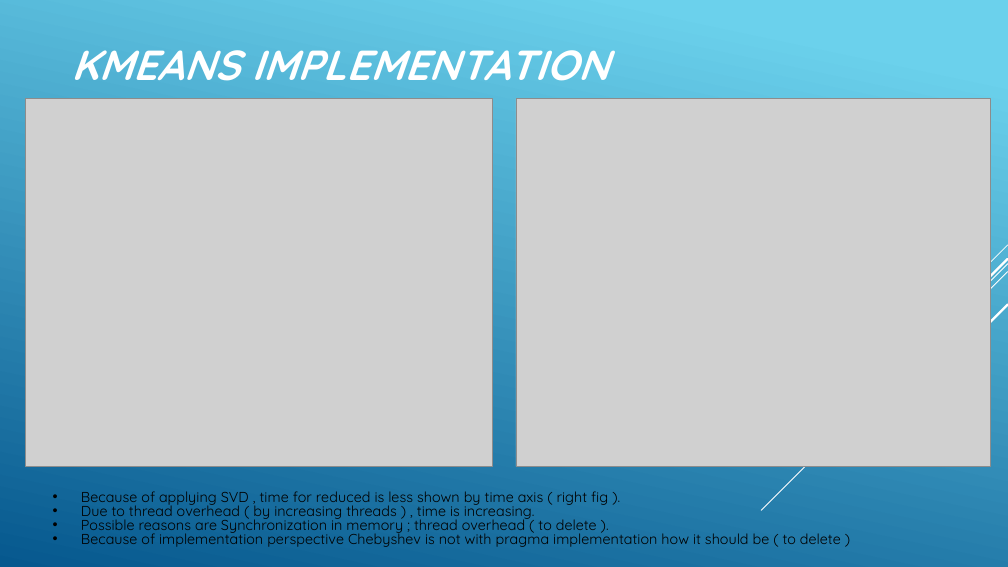
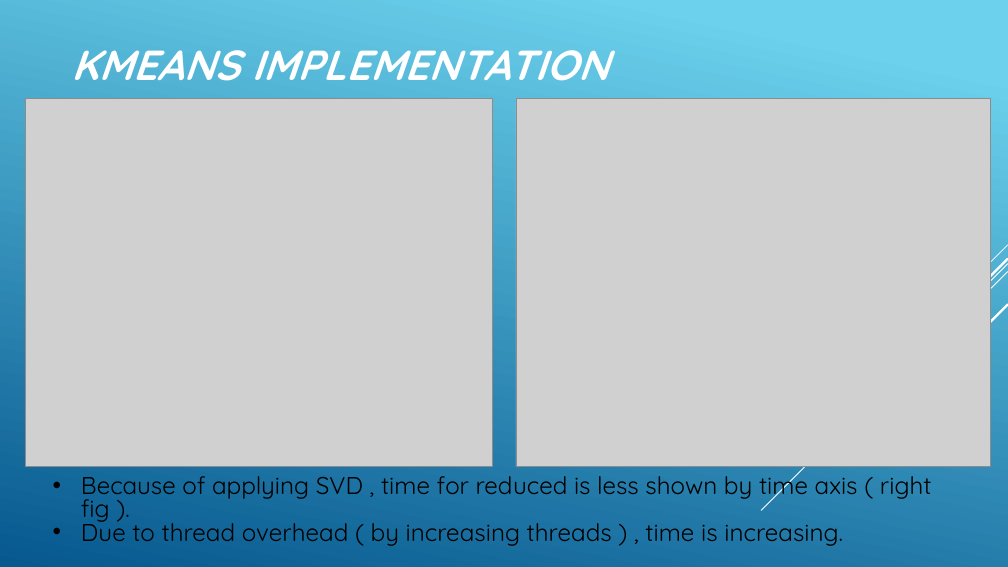
Before and after one commit to chittaranjan-rath/Parallel-Face-Recognition, a slide deck: slide 26 of Parellel_Face_Recognition_New.pptx. Drawn at 1008x567 pixels with LibreOffice and Linux fonts; fonts in the diff are those of the drawing; grey boxes stand for pictures. Boxes give left, top, right and bottom in pixels: in the first picture for what was removed or moved away, otherwise in the second. Text is boxed around its words. In the diff, an @@ line names an element or a change of style, - is before the commit and + after.

```diff
--- a/Parellel_Face_Recognition_New.pptx
+++ b/Parellel_Face_Recognition_New.pptx
@@ text "Because of applying SVD , ..." at <box>81,469,932,546</box>: size 13.8 to 23.1 pt @@
@@ text at <box>81,516,841,547</box>: paragraphs removed @@
-• Possible reasons are Synchronization in memory ; thread overhead ( to delete ).
-• Because of implementation perspective Chebyshev is not with pragma implementation how it should be ( to delete )
```
Also in this commit, not shown: 2 other slides changed, 3 slides removed.
